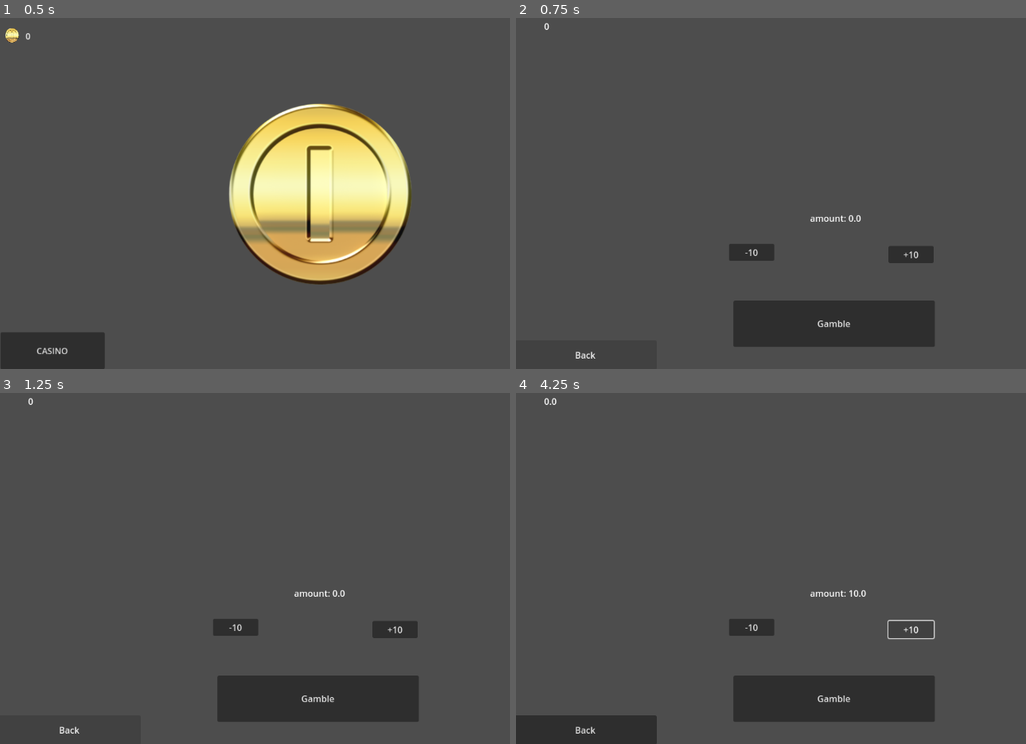
Above: before the commit, frames 1-4 (two rows, left to right).
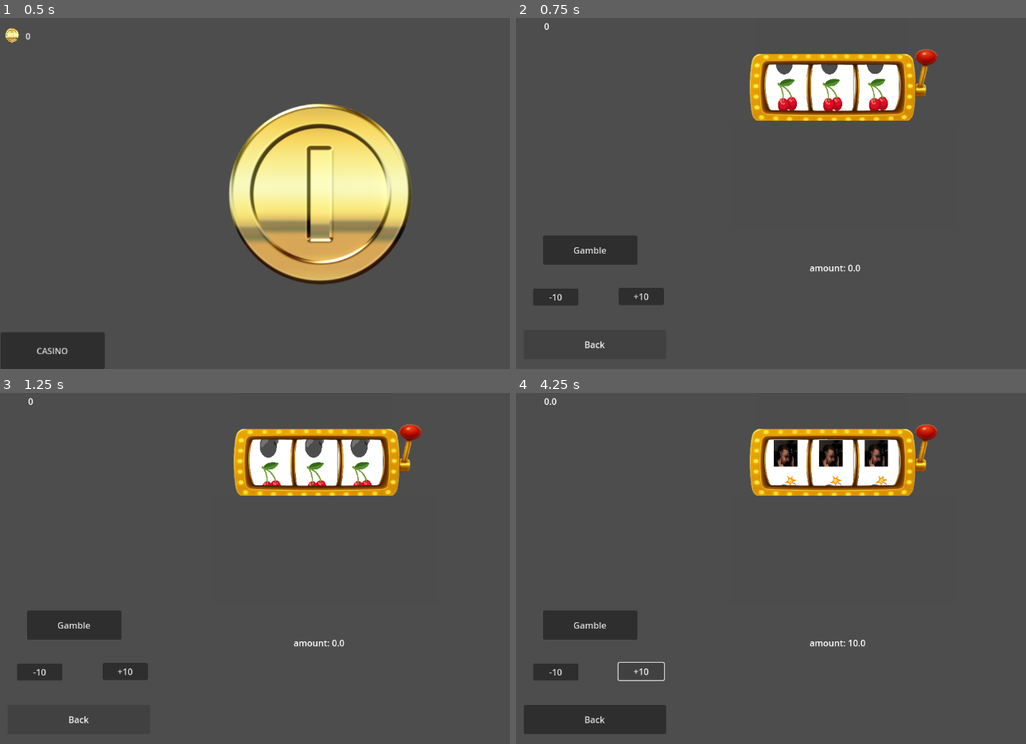
Above: after the commit, the same moments.

Repository: lostlp09/coinclicker_gambling_fixed
Game: Godot game, scene res://node_2d.tscn
Same seed, same stepped clock (60 frames per second), same inputs: the game is played once before the commit and once after it.
Inputs:
- Up to frame 1 (0.5 s): no input
- Up to frame 2 (0.75 s): click "CASINO" at 0.5 s
- Up to frame 3 (1.25 s): no input
- Up to frame 4 (4.25 s): click "+10" at 1.25 s; click "-10" at 2 s; click "Gamble" at 2.75 s; click "+10" at 3.5 s

Frame 1 is identical in both runs. In frame 2, 15% of the frame differs, in the area x 3-83%, y 8-98%; in frame 3, 15%; in frame 4, 16%, in the area x 0-83%, y 8-100%.

Commit message:
added decorationslot (will work in the future)

Diff:
--- a/CoinSimulator/Gambling.tscn
+++ b/CoinSimulator/Gambling.tscn
@@ -1,9 +1,12 @@
-[gd_scene load_steps=5 format=3 uid="uid://dyqf74mwpma3r"]
+[gd_scene load_steps=8 format=3 uid="uid://dyqf74mwpma3r"]
 
 [ext_resource type="Script" uid="uid://c478garu5fuor" path="res://gambling.gd" id="1_jtgiy"]
 [ext_resource type="Script" uid="uid://chkphmnf8s5b8" path="res://button.gd" id="2_u2xo6"]
 [ext_resource type="Script" uid="uid://d3e5rqyewymbg" path="res://gambleprocess.gd" id="3_pe2fi"]
 [ext_resource type="Script" uid="uid://lid3upx7hdjm" path="res://money2.gd" id="4_pe2fi"]
+[ext_resource type="Texture2D" uid="uid://u5dy375jh7ku" path="res://New Project.png" id="5_rcj3c"]
+[ext_resource type="Texture2D" uid="uid://bu4j5ig0wimmr" path="res://GOLDHGOLDGOLD.png" id="6_6owdv"]
+[ext_resource type="Texture2D" uid="uid://ceshfwemx3jb0" path="res://Screenshot 2025-10-03 105316.png" id="7_5no32"]
 
 [node name="Gambling" type="Node2D"]
 script = ExtResource("1_jtgiy")
@@ -11,27 +14,27 @@
 [node name="Camera2D" type="Camera2D" parent="."]
 
 [node name="Button" type="Button" parent="."]
-offset_left = 99.0
-offset_top = 101.0
-offset_right = 181.0
-offset_bottom = 132.0
+offset_left = -390.0
+offset_top = 177.0
+offset_right = -308.0
+offset_bottom = 208.0
 text = "+10"
 script = ExtResource("2_u2xo6")
 
 [node name="Button2" type="Button" parent="Button"]
 layout_mode = 0
-offset_left = -289.0
-offset_top = -4.0
-offset_right = -207.0
-offset_bottom = 27.0
+offset_left = -155.0
+offset_top = 1.0
+offset_right = -73.0
+offset_bottom = 32.0
 text = "-10
 "
 
 [node name="Gamblebutton" type="Button" parent="."]
-offset_left = -182.0
-offset_top = 200.0
-offset_right = 183.0
-offset_bottom = 284.0
+offset_left = -527.0
+offset_top = 82.0
+offset_right = -356.0
+offset_bottom = 135.0
 text = "Gamble
 "
 script = ExtResource("3_pe2fi")
@@ -45,20 +48,70 @@
 script = ExtResource("4_pe2fi")
 
 [node name="Label" type="Label" parent="."]
-offset_left = -43.0
-offset_top = 39.0
-offset_right = 45.0
-offset_bottom = 62.0
+offset_left = -44.0
+offset_top = 129.0
+offset_right = 44.0
+offset_bottom = 152.0
 text = "amount: 10"
 metadata/amount = 0.0
 
 [node name="back" type="Button" parent="."]
-offset_left = -579.0
-offset_top = 272.0
-offset_right = -321.0
-offset_bottom = 325.0
+offset_left = -562.0
+offset_top = 253.0
+offset_right = -304.0
+offset_bottom = 306.0
 text = "Back
 "
+
+[node name="Goldhgoldgold" type="Sprite2D" parent="."]
+z_index = 1
+position = Vector2(1.06253, -205.563)
+scale = Vector2(0.510248, 0.370061)
+texture = ExtResource("6_6owdv")
+
+[node name="allslots" type="Node" parent="."]
+
+[node name="First" type="Sprite2D" parent="allslots" groups=["firstslot"]]
+position = Vector2(-87.75, -241.592)
+scale = Vector2(0.0763889, 0.102539)
+texture = ExtResource("5_rcj3c")
+
+[node name="second" type="Sprite2D" parent="allslots" groups=["secondslot"]]
+position = Vector2(-5.74999, -241.592)
+scale = Vector2(0.0763889, 0.102539)
+texture = ExtResource("5_rcj3c")
+
+[node name="third" type="Sprite2D" parent="allslots" groups=["thirdslot"]]
+position = Vector2(77, -242.03)
+scale = Vector2(0.0763889, 0.102539)
+texture = ExtResource("5_rcj3c")
+
+[node name="First2" type="Sprite2D" parent="allslots" groups=["firstslot"]]
+position = Vector2(-87.75, -438.563)
+scale = Vector2(0.0763889, 0.102539)
+texture = ExtResource("5_rcj3c")
+
+[node name="second2" type="Sprite2D" parent="allslots" groups=["secondslot"]]
+position = Vector2(-5.74999, -438.563)
+scale = Vector2(0.0763889, 0.102539)
+texture = ExtResource("5_rcj3c")
+
+[node name="third2" type="Sprite2D" parent="allslots" groups=["thirdslot"]]
+position = Vector2(76.25, -438.563)
+scale = Vector2(0.0763889, 0.102539)
+texture = ExtResource("5_rcj3c")
+
+[node name="Screenshot2025-10-03105316" type="Sprite2D" parent="."]
+z_index = 125
+position = Vector2(15, -27.5)
+scale = Vector2(1, 1.51538)
+texture = ExtResource("7_5no32")
+
+[node name="Screenshot2025-10-03105317" type="Sprite2D" parent="."]
+z_index = 125
+position = Vector2(-3.875, -407.75)
+scale = Vector2(0.682099, 2.47308)
+texture = ExtResource("7_5no32")
 
 [connection signal="pressed" from="Button" to="Button" method="_on_pressed"]
 [connection signal="pressed" from="Button/Button2" to="." method="_on_button_2_pressed"]
--- a/CoinSimulator/gambleprocess.gd
+++ b/CoinSimulator/gambleprocess.gd
@@ -1,6 +1,8 @@
 extends Button
 
 @onready var amounttextobject =$"../Label"
+@onready var  allslots = $"../allslots"
+var Gambling:bool = false
 # Called when the node enters the scene tree for the first time.
 func _ready() -> void:
 	self.pressed.connect(gamblingactivated)
@@ -23,3 +25,22 @@
 		else:
 			Money.money+= amountyouwetted
 			print("you won the jackpot")
+
+
+func _process(delta: float) -> void:
+	if  Gambling == false:
+		for i in allslots.get_children():
+			i.position.y += 0.5
+			if i.position.y >= -45 :
+				var newclone = i.duplicate()
+				if i.is_in_group("firstslot"):
+
+					newclone.position = Vector2(-82.937,-438.563)
+
+				elif  i.is_in_group("secondslot"):
+					newclone.position = Vector2(0.0,-438.563)
+
+				else:
+					newclone.position = Vector2(81.063,-438.563)
+				allslots.add_child(newclone)
+				i.queue_free()
--- a/CoinSimulator/project.godot
+++ b/CoinSimulator/project.godot
@@ -22,3 +22,9 @@
 [editor_plugins]
 
 enabled=PackedStringArray("res://addons/godot_super-wakatime/plugin.cfg")
+
+[global_group]
+
+firstslot=""
+secondslot=""
+thirdslot=""
Binary file added: CoinSimulator/GOLDHGOLDGOLD.png
Not shown, added: CoinSimulator/GOLDHGOLDGOLD.png.import
Binary file added: CoinSimulator/New Project(1).png
Not shown, added: CoinSimulator/New Project(1).png.import
Binary file added: CoinSimulator/New Project.png
Not shown, added: CoinSimulator/New Project.png.import
Binary file added: CoinSimulator/Screenshot 2025-10-03 105316.png
Not shown, added: CoinSimulator/Screenshot 2025-10-03 105316.png.import
